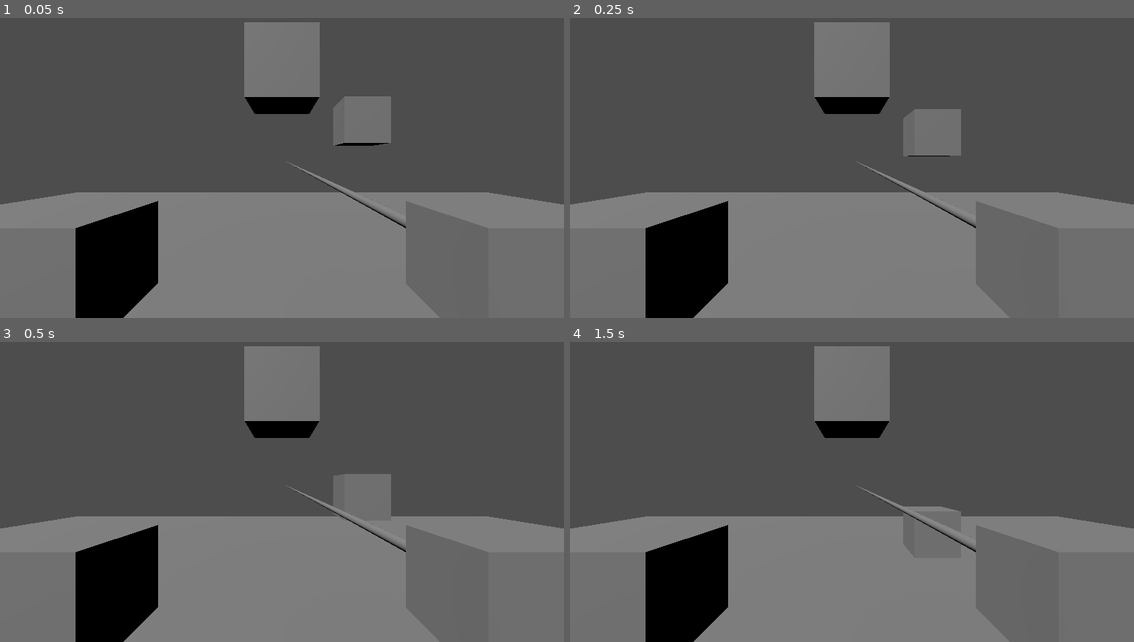
Above: before the commit, frames 1-4 (two rows, left to right).
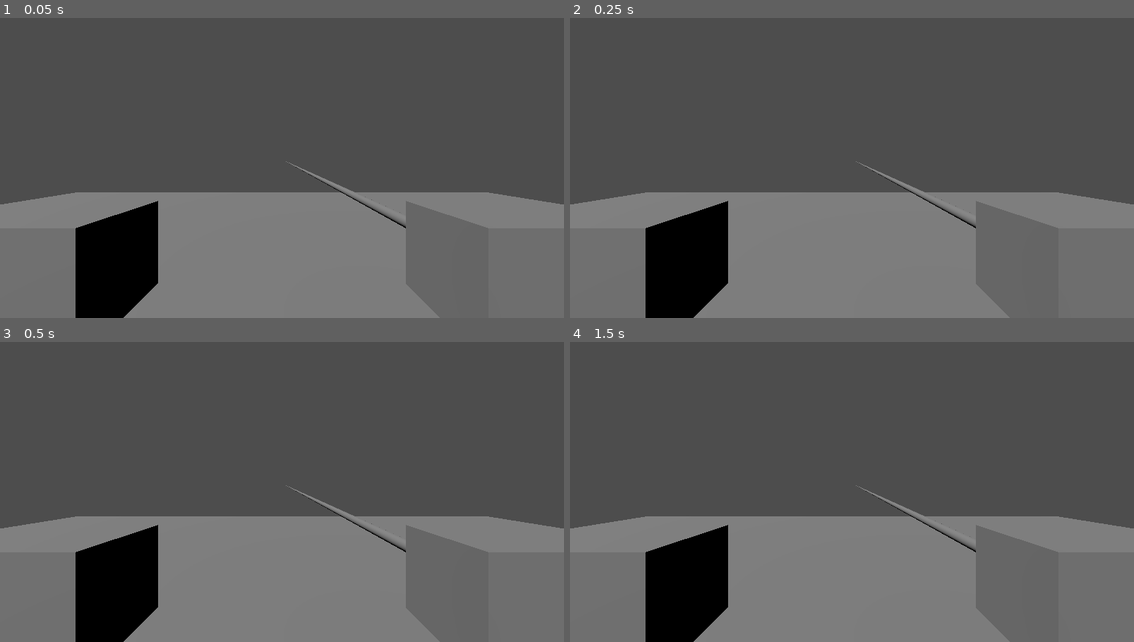
Above: after the commit, the same moments.

Repository: hweij/Kick-a-Brick
Game: Godot game, scene res://main.tscn
Two runs of this game, one before a commit and one after it. Both use one fixed random seed, a clock stepped at 60 frames per second and the inputs below.
Inputs:
- Up to frame 1 (0.05 s): no input
- Up to frame 2 (0.25 s): no input
- Up to frame 3 (0.5 s): no input
- Up to frame 4 (1.5 s): tap Enter at 1.25 s

The runs differ from the first frame. In frame 1, 5.6% of the frame differs, in the area x 43-70%, y 1-43%; in frame 2, 5.6%; in frame 3, 5.4%; in frame 4, 4.2%.

Commit message:
create rigid box scene

Diff:
--- a/main.tscn
+++ b/main.tscn
@@ -1,13 +1,8 @@
-[gd_scene load_steps=8 format=3 uid="uid://b3alaphrv0bhe"]
+[gd_scene load_steps=6 format=3 uid="uid://b3alaphrv0bhe"]
 
 [ext_resource type="Script" path="res://main.gd" id="1_dlnwc"]
 [ext_resource type="PackedScene" uid="uid://chocfnd1gnxcl" path="res://player.tscn" id="2_08ovr"]
-
-[sub_resource type="BoxShape3D" id="BoxShape3D_1cq8w"]
-
-[sub_resource type="BoxMesh" id="BoxMesh_i1lyo"]
-
-[sub_resource type="BoxMesh" id="BoxMesh_x3fak"]
+[ext_resource type="PackedScene" uid="uid://6rf8v1q51180" path="res://rigid_box.tscn" id="3_if1kw"]
 
 [sub_resource type="BoxShape3D" id="BoxShape3D_pcrbq"]
 size = Vector3(20, 1, 20)
@@ -20,27 +15,17 @@
 
 [node name="Player" parent="." instance=ExtResource("2_08ovr")]
 
-[node name="RigidBox" type="RigidBody3D" parent="Player"]
-transform = Transform3D(1, 0, 0, 0, 1, 0, 0, 0, 1, 1.85282, 2.46868, -4.95807)
-
-[node name="CollisionShape3D" type="CollisionShape3D" parent="Player/RigidBox"]
-shape = SubResource("BoxShape3D_1cq8w")
-
-[node name="MeshInstance3D" type="MeshInstance3D" parent="Player/RigidBox"]
-mesh = SubResource("BoxMesh_i1lyo")
-
-[node name="MeshInstance3D" type="MeshInstance3D" parent="."]
-transform = Transform3D(1, 0, 0, 0, 1, 0, 0, 0, 1, 0, 2.93419, -3.25538)
-mesh = SubResource("BoxMesh_x3fak")
-
 [node name="DirectionalLight3D" type="DirectionalLight3D" parent="."]
 transform = Transform3D(0.762578, 0.457425, -0.457425, 0, 0.707107, 0.707107, 0.646896, -0.539224, 0.539224, 0, 4.52379, 0)
 
-[node name="StaticBody3D" type="StaticBody3D" parent="."]
+[node name="Floor" type="StaticBody3D" parent="."]
 
-[node name="CollisionShape3D" type="CollisionShape3D" parent="StaticBody3D"]
+[node name="CollisionShape3D" type="CollisionShape3D" parent="Floor"]
 transform = Transform3D(1, 0, 0, 0, 1, 0, 0, 0, 1, 0, -0.5, 0)
 shape = SubResource("BoxShape3D_pcrbq")
 
-[node name="MeshInstance3D" type="MeshInstance3D" parent="StaticBody3D"]
+[node name="MeshInstance3D" type="MeshInstance3D" parent="Floor"]
 mesh = SubResource("PlaneMesh_y03x2")
+
+[node name="RigidBox" parent="." instance=ExtResource("3_if1kw")]
+transform = Transform3D(1, 0, 0, 0, 1, 0, 0, 0, 1, -3, 0.5, -2)
--- /dev/null
+++ b/player.gd
@@ -0,0 +1,11 @@
+extends Node3D
+
+
+# Called when the node enters the scene tree for the first time.
+func _ready():
+	# Remove placeholder, only used for design reference
+	$XROrigin3D.remove_child($XROrigin3D/PlayerPlaceholder)
+
+# Called every frame. 'delta' is the elapsed time since the previous frame.
+func _process(delta):
+	pass
--- a/player.tscn
+++ b/player.tscn
@@ -1,5 +1,6 @@
-[gd_scene load_steps=6 format=3 uid="uid://chocfnd1gnxcl"]
+[gd_scene load_steps=7 format=3 uid="uid://chocfnd1gnxcl"]
 
+[ext_resource type="Script" path="res://player.gd" id="1_gv83t"]
 [ext_resource type="Script" path="res://RightController.gd" id="1_l2th2"]
 
 [sub_resource type="BoxMesh" id="BoxMesh_1gwgh"]
@@ -16,6 +17,7 @@
 [sub_resource type="CylinderMesh" id="CylinderMesh_bwfe6"]
 
 [node name="Player" type="Node3D"]
+script = ExtResource("1_gv83t")
 
 [node name="XROrigin3D" type="XROrigin3D" parent="."]
 
--- /dev/null
+++ b/rigid_box.tscn
@@ -0,0 +1,14 @@
+[gd_scene load_steps=3 format=3 uid="uid://6rf8v1q51180"]
+
+[sub_resource type="BoxShape3D" id="BoxShape3D_rm5v7"]
+
+[sub_resource type="BoxMesh" id="BoxMesh_xxyxt"]
+
+[node name="RigidBox" type="RigidBody3D"]
+transform = Transform3D(1, 0, 0, 0, 1, 0, 0, 0, 1, 0, 0, 0)
+
+[node name="CollisionShape3D" type="CollisionShape3D" parent="."]
+shape = SubResource("BoxShape3D_rm5v7")
+
+[node name="MeshInstance3D" type="MeshInstance3D" parent="."]
+mesh = SubResource("BoxMesh_xxyxt")
